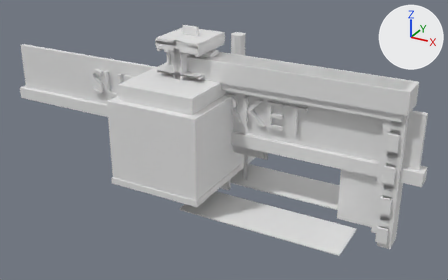
What one commit did to the FBX model Assets/StoreManager/Resources/Models/Fixtures.fbx.
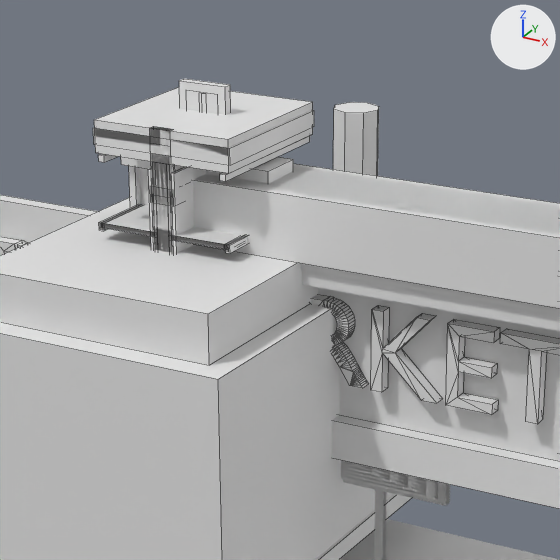
Old and new are each drawn whole from a camera (50 mm lens) standing at (6.15, -9.87, 4.8) and looking at (0.66, 0.11, -0.19) and again close up on the part from 28% to 68% of the width and 0% to 63% of the height. The axes (+X, +Y, +Z) are drawn at upper right. The lights are the same throughout. The first two pictures are the older version. The close-ups show mesh edges as thin lines. Where no turn or scale is listed for an object, it has been applied to the vertices. Vertices at exactly the same position are counted once.

The older version as bpy lines, for what is in view:
```python
me_dockdoor = bpy.data.meshes.new('DockDoor')
me_dockdoor.from_pydata(...)  # 108 vertices, 78 faces; spans x -0.15..4.25, y -0.3..0.3, z -1.45..1.55
me_dockdoor.materials.append(mat_palette)  # white #e7e7e7
me_fridge = bpy.data.meshes.new('Fridge')
me_fridge.from_pydata(...)  # 176 vertices, 136 faces; spans x -0.47..0.47, y -0.5..0.5, z -0.06..1.89
me_fridge.materials.append(mat_palette)  # white #e7e7e7
me_sign_deli = bpy.data.meshes.new('Sign_deli')
me_sign_deli.from_pydata(...)  # 672 vertices, 964 faces; spans x -1.66..1.66, y -0.07..0.05, z -0.91..0.35
me_sign_deli.materials.append(mat_palette)  # white #e7e7e7
ob_dockdoor = bpy.data.objects.new('DockDoor', me_dockdoor)
ob_dockdoor.location = (0.0, 0.0, 0.0)
ob_fridge = bpy.data.objects.new('Fridge', me_fridge)
ob_fridge.location = (0.0, 0.0, 0.0)
ob_sign_deli = bpy.data.objects.new('Sign_deli', me_sign_deli)
ob_sign_deli.location = (0.0, 0.0, 0.0)
# also in view: 'LanePole' at (0.0, 0.0, 1.03); 'StoreSign' at (0.0, 0.0, 0.5); 'Entrance' at (2.0, 0.0, 0.17); 'Gondola' at (0.0, 0.0, 0.87); 'Oven' at (-0.03, 0.0, 0.45)
```
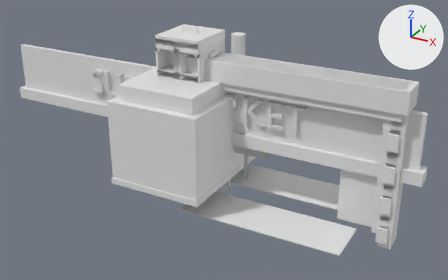
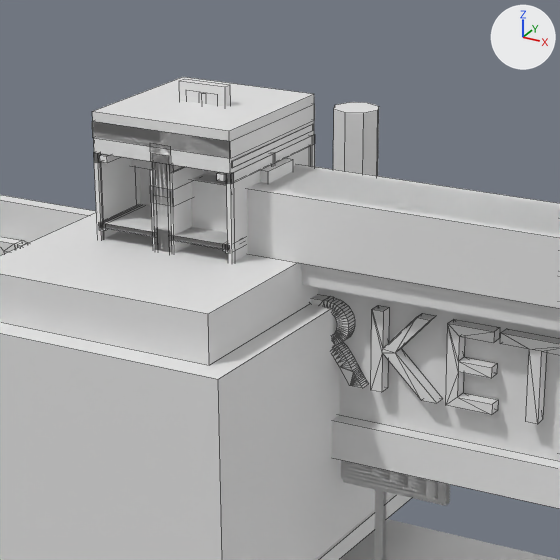
Changed parts and their boxes (x1, y1, x2, y2) in the close-ups (560 x 560 px; the box of a moved part takes in the faces that stretch with it):
'Fridge', reshaped
    before: (93, 87, 314, 254)
    after: (92, 77, 315, 264)
part 1 of me_fridge, added
    after: (92, 77, 314, 174)
part 2 of me_fridge, moved or reshaped
    before: (93, 110, 314, 165)
    after: (92, 104, 315, 158)
part 3 of me_fridge, moved or reshaped
    before: (171, 167, 206, 254)
    after: (170, 167, 204, 253)
part 4 of me_fridge, moved or reshaped
    before: (220, 136, 310, 181)
    after: (217, 172, 227, 181)
part 5 of me_fridge, added
    after: (234, 170, 260, 261)
part 6 of me_fridge, added
    after: (286, 146, 311, 166)
part 7 of me_fridge, added
    after: (232, 124, 313, 168)
part 8 of me_fridge, moved or reshaped (mostly hidden)
    before: (148, 168, 154, 250)
    after: (150, 169, 155, 250)
part 9 of me_fridge, moved or reshaped
    before: (99, 154, 118, 162)
    after: (100, 154, 120, 163)
part 10 of me_fridge, added
    after: (101, 157, 137, 238)
part 11 of me_fridge, moved or reshaped
    before: (94, 87, 313, 252)
    after: (94, 134, 315, 264)
'Sign_frozen', unchanged, uncovered by the edit
    after: (341, 460, 450, 560)
'Sign_deli', unchanged, covered by the edit
    before: (341, 460, 436, 560)

Patch to the scene script:
```diff
--- a/Assets/StoreManager/Resources/Models/Fixtures.fbx.py
+++ b/Assets/StoreManager/Resources/Models/Fixtures.fbx.py
@@ me_fridge @@
 # used by ob_fridge; location = (0.0, 0.0, 0.0)
-me_fridge.from_pydata(...)  # 176 vertices, 136 faces; spans x -0.47..0.47, y -0.5..0.5, z -0.06..1.89
+me_fridge.from_pydata(...)  # 328 vertices, 252 faces; spans x -0.49..0.49, y -0.5..0.5, z -0.06..1.94
+# me_fridge part 1: a new loose piece, a box spanning x -0.47..0.47, y -0.5..0.5, z 1.69..1.94, in mat_palette (white #e7e7e7)
+# me_fridge part 2: the loose piece of 8 vertices spanning x -0.47..0.47, y -0.5..0.5, z 1.74..1.84 is moved by (0.0, 0.0, 0.04)
+# me_fridge part 3: the loose piece of 8 vertices spanning x 0.07..0.09, y -0.5..0.5, z 0.09..1.64 is moved by (-0.01, 0.0, 0.0)
+# me_fridge part 4: the loose piece of 8 vertices spanning x 0.4..0.44, y -0.5..0.5, z 1.64..1.68 is moved by (-0.01, 0.0, 0.0)
+# me_fridge part 5: a new loose piece, a box spanning x 0.452..0.462, y -0.47..-0.012, z 0.11..1.63, in mat_palette (white #e7e7e7)
+# me_fridge part 6: a new loose piece, a box spanning x 0.452..0.462, y 0.012..0.47, z 0.11..1.63, in mat_palette (white #e7e7e7)
+# me_fridge part 7: a new loose piece, a box spanning x 0.47..0.476, y -0.48..0.48, z 1.72..1.76, in mat_palette (white #e7e7e7)
+# me_fridge part 8: the loose piece of 8 vertices spanning x -0.09..-0.07, y -0.5..0.5, z 0.09..1.64 is moved by (0.01, 0.0, 0.0)
+# me_fridge part 9: the loose piece of 8 vertices spanning x -0.44..-0.4, y -0.5..0.5, z 1.64..1.68 is moved by (0.01, 0.0, 0.0)
+# me_fridge part 10: a new loose piece, a box spanning x -0.462..-0.452, y -0.47..-0.012, z 0.11..1.63, in mat_palette (white #e7e7e7)
+# me_fridge part 11: 64 vertices removed from x -0.46..0.46, y -0.5..0.5, z -0.06..1.89; 96 vertices added at x -0.47..0.47, y -0.5..0.5, z 0.06..1.69
+# other edits to the shape of me_fridge do not show in these pictures
 me_fridge.materials.append(mat_palette)
```
